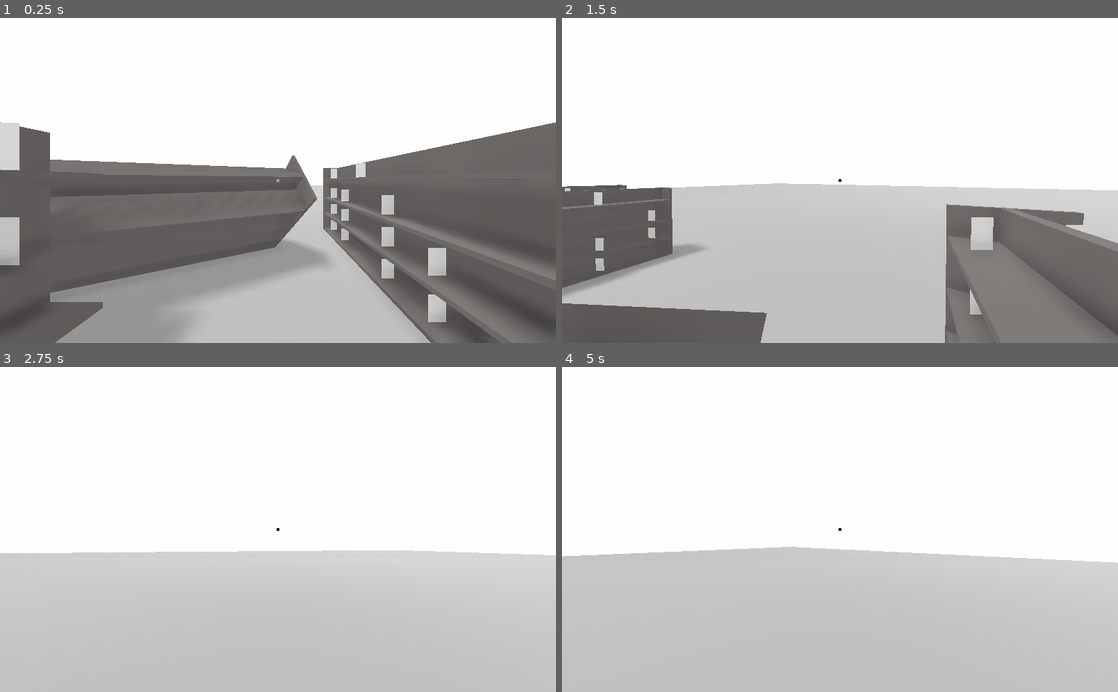
Above: before the commit, frames 1-4 (two rows, left to right).
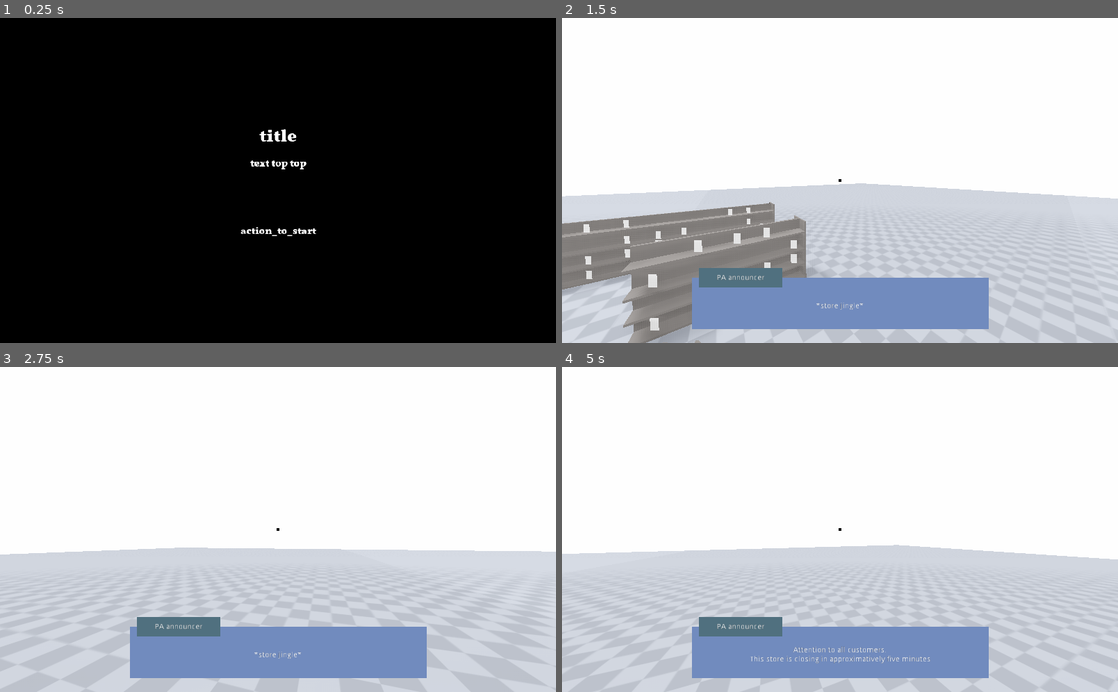
Above: after the commit, the same moments.

Repository: Eptwalabha/ld50
Game: Godot game, scene res://scenes/Level.tscn
Two runs of this game, one before a commit and one after it. Both use one fixed random seed, a clock stepped at 60 frames per second and the inputs below.
Inputs (mouse positions are in pixels of both pictures, inside the frame that each line leads up to):
- Up to frame 1 (0.25 s): no input
- Up to frame 2 (1.5 s): tap Enter at 0.5 s; move the mouse to (867, 180) at 0.52 s; hold E (context_action) 0.53-1.28 s; hold Up (move_forward) from 0.53 s (still down); click (867, 180) at 0.67 s; tap Space (move_jump) at 0.77 s; move the mouse to (812, 180) at 1.27 s; tap E (context_action) at 1.35 s; click (812, 180) at 1.42 s
- Up to frame 3 (2.75 s): keep holding Up (move_forward); tap Space (move_jump) at 1.52 s; move the mouse to (289, 523) at 2.02 s; hold E (context_action) from 2.03 s (still down); click (289, 523) at 2.17 s
- Up to frame 4 (5 s): keep holding Up (move_forward); move the mouse to (834, 536) at 2.77 s; release E (context_action) at 2.78 s; tap E (context_action) at 2.85, 4.35 s; click (834, 536) at 2.92 s; tap Space (move_jump) at 3.02, 3.77, 4.52 s; move the mouse to (878, 532) at 3.52 s; hold E (context_action) 3.53-4.28 s; click (878, 532) at 3.67 s; move the mouse to (795, 526) at 4.27 s; click (795, 526) at 4.42 s

The runs differ from the first frame. In frame 1, 100% of the frame differs, in the area x 0-100%, y 0-100%; in frame 2, 37%; in frame 3, 17%; in frame 4, 20%.

Commit message:
dialog + intro

Diff:
--- /dev/null
+++ b/assets/font/intro-text.tres
@@ -0,0 +1,7 @@
+[gd_resource type="DynamicFont" load_steps=2 format=2]
+
+[ext_resource path="res://assets/font/vollkorn-black.otf" type="DynamicFontData" id=1]
+
+[resource]
+size = 18
+font_data = ExtResource( 1 )
--- /dev/null
+++ b/assets/font/intro-title.tres
@@ -0,0 +1,7 @@
+[gd_resource type="DynamicFont" load_steps=2 format=2]
+
+[ext_resource path="res://assets/font/vollkorn-black.otf" type="DynamicFontData" id=1]
+
+[resource]
+size = 32
+font_data = ExtResource( 1 )
--- /dev/null
+++ b/assets/image/supermarket/floor-tile-metal.svg
@@ -0,0 +1,94 @@
+<?xml version="1.0" encoding="UTF-8" standalone="no"?>
+<svg
+   xmlns:dc="http://purl.org/dc/elements/1.1/"
+   xmlns:cc="http://creativecommons.org/ns#"
+   xmlns:rdf="http://www.w3.org/1999/02/22-rdf-syntax-ns#"
+   xmlns:svg="http://www.w3.org/2000/svg"
+   xmlns="http://www.w3.org/2000/svg"
+   xmlns:sodipodi="http://sodipodi.sourceforge.net/DTD/sodipodi-0.dtd"
+   xmlns:inkscape="http://www.inkscape.org/namespaces/inkscape"
+   width="250"
+   height="250"
+   viewBox="0 0 66.145831 66.145831"
+   version="1.1"
+   id="svg8"
+   inkscape:version="1.0.2 (e86c870879, 2021-01-15)"
+   sodipodi:docname="floor-tile-metal.svg">
+  <defs
+     id="defs2" />
+  <sodipodi:namedview
+     id="base"
+     pagecolor="#ffffff"
+     bordercolor="#666666"
+     borderopacity="1.0"
+     inkscape:pageopacity="0.0"
+     inkscape:pageshadow="2"
+     inkscape:zoom="1.979899"
+     inkscape:cx="117.46026"
+     inkscape:cy="94.693108"
+     inkscape:document-units="px"
+     inkscape:current-layer="layer1"
+     inkscape:document-rotation="0"
+     showgrid="true"
+     units="px"
+     inkscape:window-width="1343"
+     inkscape:window-height="908"
+     inkscape:window-x="123"
+     inkscape:window-y="26"
+     inkscape:window-maximized="0">
+    <inkscape:grid
+       type="xygrid"
+       id="grid1402"
+       originx="0"
+       originy="0" />
+  </sodipodi:namedview>
+  <metadata
+     id="metadata5">
+    <rdf:RDF>
+      <cc:Work
+         rdf:about="">
+        <dc:format>image/svg+xml</dc:format>
+        <dc:type
+           rdf:resource="http://purl.org/dc/dcmitype/StillImage" />
+        <dc:title></dc:title>
+      </cc:Work>
+    </rdf:RDF>
+  </metadata>
+  <g
+     inkscape:label="Layer 1"
+     inkscape:groupmode="layer"
+     id="layer1"
+     style="opacity:0.999">
+    <rect
+       style="opacity:1;fill:#000000;fill-opacity:1;stroke-width:4.90307;stroke-linecap:round;stroke-linejoin:round;stroke-dashoffset:3.5007;paint-order:stroke markers fill"
+       id="rect844"
+       width="66.145836"
+       height="66.145828"
+       x="-1.8782324e-06"
+       y="0" />
+    <rect
+       style="opacity:1;fill:#666666;fill-opacity:1;stroke:none;stroke-width:1.32292;stroke-linecap:round;stroke-linejoin:round;stroke-dashoffset:3.5007;paint-order:stroke markers fill"
+       id="rect831"
+       width="33.072914"
+       height="33.072914"
+       x="0"
+       y="0"
+       ry="0" />
+    <rect
+       style="opacity:1;fill:#666666;fill-opacity:1;stroke:none;stroke-width:1.32292;stroke-linecap:round;stroke-linejoin:round;stroke-dashoffset:3.5007;paint-order:stroke markers fill"
+       id="rect833"
+       width="33.072914"
+       height="33.072914"
+       x="33.072918"
+       y="33.072918"
+       ry="0" />
+    <rect
+       style="opacity:0;fill:#ff0000;fill-opacity:1;stroke-width:1.32292;stroke-linecap:round;stroke-linejoin:round;stroke-dashoffset:3.5007;paint-order:stroke markers fill"
+       id="rect839"
+       width="66.145828"
+       height="66.145828"
+       x="0"
+       y="0"
+       ry="0" />
+  </g>
+</svg>
--- /dev/null
+++ b/assets/image/supermarket/floor-tile.svg
@@ -0,0 +1,96 @@
+<?xml version="1.0" encoding="UTF-8" standalone="no"?>
+<svg
+   xmlns:dc="http://purl.org/dc/elements/1.1/"
+   xmlns:cc="http://creativecommons.org/ns#"
+   xmlns:rdf="http://www.w3.org/1999/02/22-rdf-syntax-ns#"
+   xmlns:svg="http://www.w3.org/2000/svg"
+   xmlns="http://www.w3.org/2000/svg"
+   xmlns:sodipodi="http://sodipodi.sourceforge.net/DTD/sodipodi-0.dtd"
+   xmlns:inkscape="http://www.inkscape.org/namespaces/inkscape"
+   width="250"
+   height="250"
+   viewBox="0 0 66.145831 66.145831"
+   version="1.1"
+   id="svg8"
+   inkscape:version="1.0.2 (e86c870879, 2021-01-15)"
+   sodipodi:docname="floor-tile.svg">
+  <defs
+     id="defs2" />
+  <sodipodi:namedview
+     id="base"
+     pagecolor="#ffffff"
+     bordercolor="#666666"
+     borderopacity="1.0"
+     inkscape:pageopacity="0.0"
+     inkscape:pageshadow="2"
+     inkscape:zoom="1.979899"
+     inkscape:cx="117.46026"
+     inkscape:cy="94.693108"
+     inkscape:document-units="px"
+     inkscape:current-layer="layer1"
+     inkscape:document-rotation="0"
+     showgrid="true"
+     units="px"
+     inkscape:window-width="1343"
+     inkscape:window-height="908"
+     inkscape:window-x="123"
+     inkscape:window-y="26"
+     inkscape:window-maximized="0">
+    <inkscape:grid
+       type="xygrid"
+       id="grid1402"
+       originx="0"
+       originy="0" />
+  </sodipodi:namedview>
+  <metadata
+     id="metadata5">
+    <rdf:RDF>
+      <cc:Work
+         rdf:about="">
+        <dc:format>image/svg+xml</dc:format>
+        <dc:type
+           rdf:resource="http://purl.org/dc/dcmitype/StillImage" />
+        <dc:title />
+      </cc:Work>
+    </rdf:RDF>
+  </metadata>
+  <g
+     inkscape:label="Layer 1"
+     inkscape:groupmode="layer"
+     id="layer1"
+     style="opacity:0.999">
+    <rect
+       style="fill:#ececec;fill-opacity:1;stroke-width:1.32292;stroke-linecap:round;stroke-linejoin:round;stroke-dashoffset:3.5007;paint-order:stroke markers fill"
+       id="rect1447"
+       width="66.145828"
+       height="66.145828"
+       x="0"
+       y="0" />
+    <rect
+       style="opacity:1;fill:#cccccc;fill-opacity:1;stroke:none;stroke-width:1.32292;stroke-linecap:round;stroke-linejoin:round;stroke-dashoffset:3.5007;paint-order:stroke markers fill"
+       id="rect831"
+       width="33.072914"
+       height="33.072914"
+       x="0"
+       y="-66.145828"
+       ry="0"
+       transform="rotate(90)" />
+    <rect
+       style="opacity:1;fill:#cccccc;fill-opacity:1;stroke:none;stroke-width:1.32292;stroke-linecap:round;stroke-linejoin:round;stroke-dashoffset:3.5007;paint-order:stroke markers fill"
+       id="rect833"
+       width="33.072914"
+       height="33.072914"
+       x="33.072918"
+       y="-33.072914"
+       ry="0"
+       transform="rotate(90)" />
+    <rect
+       style="opacity:0;fill:#ff0000;fill-opacity:1;stroke-width:1.32292;stroke-linecap:round;stroke-linejoin:round;stroke-dashoffset:3.5007;paint-order:stroke markers fill"
+       id="rect839"
+       width="66.145828"
+       height="66.145828"
+       x="0"
+       y="0"
+       ry="0" />
+  </g>
+</svg>
--- /dev/null
+++ b/assets/material/floor-tile.tres
@@ -0,0 +1,15 @@
+[gd_resource type="SpatialMaterial" load_steps=3 format=2]
+
+[ext_resource path="res://assets/image/supermarket/floor-tile.svg" type="Texture" id=1]
+[ext_resource path="res://assets/image/supermarket/floor-tile-metal.svg" type="Texture" id=2]
+
+[resource]
+params_diffuse_mode = 1
+albedo_color = Color( 0.764706, 0.792157, 0.847059, 1 )
+albedo_texture = ExtResource( 1 )
+metallic = 0.2
+metallic_specular = 1.0
+metallic_texture = ExtResource( 2 )
+roughness = 0.3
+roughness_texture = ExtResource( 2 )
+uv1_triplanar = true
--- a/assets/translation/translations.csv
+++ b/assets/translation/translations.csv
@@ -1,2 +1,7 @@
 "key"	"en"	"fr"
 "game-by"	"A game by"	"Un jeu de"
+"pa-thanks_for_shoping"	"SuperSales thanks you for shoping with us today"	"Les magasins SuperSales vous remercient de votre visite"
+"pa-please_checkout"	"Please bring all your items to the checkout now"	"Nous vous prions de bien vouloir vous diriger vers les caisses de payments"
+"pa-jingle"	"*store jingle*"	"*jingle*"
+"pa-attention_customer"	"Attention to all customers.\nThis store is closing in approximatively five minutes"	"À l'attention de tous les clients.\nLe magazin ferme ses portes dans cinq minutes."
+"pa-announcer"	"PA announcer"	"Annonce"
--- a/default_bus_layout.tres
+++ b/default_bus_layout.tres
@@ -15,7 +15,7 @@
 bus/2/solo = false
 bus/2/mute = false
 bus/2/bypass_fx = false
-bus/2/volume_db = -2.51248
+bus/2/volume_db = -10.5236
 bus/2/send = "supermarket"
 bus/2/effect/0/effect = SubResource( 1 )
 bus/2/effect/0/enabled = true
--- a/project.godot
+++ b/project.godot
@@ -9,6 +9,11 @@
 config_version=4
 
 _global_script_classes=[ {
+"base": "Control",
+"class": "Dialog",
+"language": "GDScript",
+"path": "res://scenes/ui/dialog/Dialog.gd"
+}, {
 "base": "KinematicBody",
 "class": "FPSPlayer",
 "language": "GDScript",
@@ -38,14 +43,21 @@
 "class": "Supermarket",
 "language": "GDScript",
 "path": "res://scenes/supermarket/Supermarket.gd"
+}, {
+"base": "Control",
+"class": "UIIntro",
+"language": "GDScript",
+"path": "res://scenes/ui/UIIntro.gd"
 } ]
 _global_script_class_icons={
+"Dialog": "",
 "FPSPlayer": "",
 "GameConfig": "",
 "InteractTrigger": "",
 "PickableItem": "",
 "Shelve": "",
-"Supermarket": ""
+"Supermarket": "",
+"UIIntro": ""
 }
 
 [application]
--- a/scenes/Level.gd
+++ b/scenes/Level.gd
@@ -2,10 +2,12 @@
 
 onready var player : FPSPlayer = $FPSPlayer
 onready var supermarket : Supermarket = $Supermarket
+onready var intro : UIIntro = $UIIntro
 
 var current_item : InteractTrigger
 
 func _ready() -> void:
+	intro.start("title", "test")
 	Input.set_mouse_mode(Input.MOUSE_MODE_CAPTURED)
 	player.has_control = false
 	supermarket.generate()
@@ -15,7 +17,8 @@
 		Input.set_mouse_mode(Input.MOUSE_MODE_VISIBLE)
 	elif event.is_action_pressed("context_action"):
 		if current_item != null:
-			current_item.interact_with(player)
+			player.interact_with()
+			current_item = null
 
 func _change_current_item(item: InteractTrigger) -> void:
 	if current_item != null and current_item != item:
@@ -31,8 +34,7 @@
 	current_item = null
 
 func _on_Supermarket_supermarket_generated() -> void:
-	supermarket.start_level()
-	player.has_control = true
+	intro.level_ready()
 
 func _on_FPSPlayer_interact_hovered(item) -> void:
 	if item is InteractTrigger:
@@ -42,3 +44,14 @@
 
 func _on_FPSPlayer_interact_exited(item) -> void:
 	_remove_current_item(item)
+
+
+func _on_Supermarket_announce_dialog_ended() -> void:
+	$Dialog.hide()
+
+func _on_Supermarket_announce_dialog_started(key) -> void:
+	$Dialog.display("pa-announcer", key)
+
+func _on_UIIntro_faded_out() -> void:
+	supermarket.start_level()
+	player.has_control = true
--- a/scenes/Level.tscn
+++ b/scenes/Level.tscn
@@ -1,16 +1,20 @@
-[gd_scene load_steps=5 format=2]
+[gd_scene load_steps=7 format=2]
 
 [ext_resource path="res://scenes/player/FPSPlayer.tscn" type="PackedScene" id=1]
 [ext_resource path="res://scenes/supermarket/Supermarket.tscn" type="PackedScene" id=2]
 [ext_resource path="res://scenes/Level.gd" type="Script" id=3]
+[ext_resource path="res://scenes/ui/dialog/Dialog.tscn" type="PackedScene" id=4]
+[ext_resource path="res://scenes/ui/UIIntro.tscn" type="PackedScene" id=5]
 
 [sub_resource type="Environment" id=1]
 background_mode = 1
 background_color = Color( 1, 1, 1, 1 )
 background_energy = 0.0
 ambient_light_color = Color( 0.933333, 0.933333, 0.933333, 1 )
-ambient_light_energy = 0.65
+ambient_light_energy = 0.8
 fog_enabled = true
+fog_sun_amount = 0.08
+tonemap_mode = 2
 ssao_enabled = true
 ssao_radius = 0.2
 ssao_bias = 0.001
@@ -31,7 +35,16 @@
 light_color = Color( 0.933333, 0.933333, 0.933333, 1 )
 light_energy = 0.5
 shadow_enabled = true
+shadow_color = Color( 0.435294, 0.435294, 0.435294, 1 )
 
+[node name="Dialog" parent="." instance=ExtResource( 4 )]
+visible = false
+
+[node name="UIIntro" parent="." instance=ExtResource( 5 )]
+
+[connection signal="announce_dialog_ended" from="Supermarket" to="." method="_on_Supermarket_announce_dialog_ended"]
+[connection signal="announce_dialog_started" from="Supermarket" to="." method="_on_Supermarket_announce_dialog_started"]
 [connection signal="supermarket_generated" from="Supermarket" to="." method="_on_Supermarket_supermarket_generated"]
 [connection signal="interact_exited" from="FPSPlayer" to="." method="_on_FPSPlayer_interact_exited"]
 [connection signal="interact_hovered" from="FPSPlayer" to="." method="_on_FPSPlayer_interact_hovered"]
+[connection signal="faded_out" from="UIIntro" to="." method="_on_UIIntro_faded_out"]
--- a/scenes/autoload.gd
+++ b/scenes/autoload.gd
@@ -27,9 +27,14 @@
 
 const JUMP_HIGHT : float = 4.5
 
-var scarcity : float = 0.5
 var first_time : bool = true
 var using_controller : bool = true
+
+var scarcity : float = 0.5
+var initial_cash : int = 100
+var player_cash : int = 100
+var money_per_day : int = 20
+var day : int = 1
 
 enum INPUT_TYPE {
 	KEY,
--- a/scenes/player/FPSPlayer.gd
+++ b/scenes/player/FPSPlayer.gd
@@ -139,14 +139,20 @@
 				_state = STATE.TRANSITION
 				_transition_time = 0.0
 
-func _on_Ray_area_entered(area: Area) -> void:
-	_current_interact = area
-	emit_signal("interact_hovered", _current_interact)
+func interact_with() -> void:
+	if _current_interact is InteractTrigger:
+		_current_interact.interact_with(self)
+		_current_interact = null
+
+func _on_Ray_area_entered(area) -> void:
+	if area is InteractTrigger:
+		_current_interact = area
+		emit_signal("interact_hovered", _current_interact)
 
 func _on_Ray_area_exited() -> void:
 	if _current_interact is InteractTrigger:
 		emit_signal("interact_exited", _current_interact)
-		_current_interact = null
+	_current_interact = null
 
 func _on_Timer_timeout() -> void:
 	if interact_ray.is_colliding():
--- a/scenes/supermarket/Supermarket.gd
+++ b/scenes/supermarket/Supermarket.gd
@@ -1,10 +1,13 @@
 class_name Supermarket extends Spatial
 
 signal supermarket_generated
+signal announce_dialog_started(key)
+signal announce_dialog_ended
 
 var Item = preload("res://scenes/supermarket/item/PickableItem.tscn")
 
 func _ready() -> void:
+
 	pass
 
 func generate() -> void:
@@ -28,4 +31,11 @@
 	good.global_transform.origin = the_position
 
 func start_level() -> void:
+#	if not Data.DEBUG:
 	$AnimationPlayer.play("pa-closing")
+
+func announce_dialog(key: String) -> void:
+	emit_signal("announce_dialog_started", key)
+
+func announce_dialog_end() -> void:
+	emit_signal("announce_dialog_ended")
--- a/scenes/supermarket/Supermarket.tscn
+++ b/scenes/supermarket/Supermarket.tscn
@@ -5,15 +5,13 @@
 [ext_resource path="res://assets/sound/supermarket/announcement-jingle.mp3" type="AudioStream" id=3]
 [ext_resource path="res://scenes/supermarket/Supermarket.gd" type="Script" id=4]
 [ext_resource path="res://scenes/supermarket/shelves/variation/ShelveFruit.tscn" type="PackedScene" id=5]
+[ext_resource path="res://assets/material/floor-tile.tres" type="Material" id=6]
 
 [sub_resource type="BoxShape" id=1]
 extents = Vector3( 50, 0.5, 50 )
 
 [sub_resource type="CubeMesh" id=2]
 size = Vector3( 100, 1, 100 )
-
-[sub_resource type="SpatialMaterial" id=5]
-albedo_color = Color( 0.772549, 0.772549, 0.772549, 1 )
 
 [sub_resource type="Animation" id=3]
 length = 0.001
@@ -44,7 +42,7 @@
 
 [sub_resource type="Animation" id=4]
 resource_name = "pa-closing"
-length = 5.0
+length = 16.0
 tracks/0/type = "value"
 tracks/0/path = NodePath("Jingle:playing")
 tracks/0/interp = 1
@@ -69,6 +67,35 @@
 "update": 1,
 "values": [ false, true ]
 }
+tracks/2/type = "method"
+tracks/2/path = NodePath(".")
+tracks/2/interp = 1
+tracks/2/loop_wrap = true
+tracks/2/imported = false
+tracks/2/enabled = true
+tracks/2/keys = {
+"times": PoolRealArray( 0, 3.4, 4.2, 9.6, 12.9, 15.8 ),
+"transitions": PoolRealArray( 1, 1, 1, 1, 1, 1 ),
+"values": [ {
+"args": [ "pa-jingle" ],
+"method": "announce_dialog"
+}, {
+"args": [  ],
+"method": "announce_dialog_end"
+}, {
+"args": [ "pa-attention_customer" ],
+"method": "announce_dialog"
+}, {
+"args": [ "pa-please_checkout" ],
+"method": "announce_dialog"
+}, {
+"args": [ "pa-thanks_for_shoping" ],
+"method": "announce_dialog"
+}, {
+"args": [  ],
+"method": "announce_dialog_end"
+} ]
+}
 
 [node name="Supermarket" type="Spatial"]
 script = ExtResource( 4 )
@@ -86,7 +113,7 @@
 
 [node name="MeshInstance" type="MeshInstance" parent="Floor"]
 mesh = SubResource( 2 )
-material/0 = SubResource( 5 )
+material/0 = ExtResource( 6 )
 
 [node name="Jingle" type="AudioStreamPlayer" parent="."]
 stream = ExtResource( 3 )
@@ -97,7 +124,7 @@
 bus = "pa"
 
 [node name="AnimationPlayer" type="AnimationPlayer" parent="."]
-autoplay = "pa-closing"
+autoplay = "RESET"
 anims/RESET = SubResource( 3 )
 anims/pa-closing = SubResource( 4 )
 
--- a/scenes/supermarket/item/PickableItem.gd
+++ b/scenes/supermarket/item/PickableItem.gd
@@ -1,3 +1,7 @@
 class_name PickableItem extends Spatial
 
 onready var trigger : InteractTrigger = $InteractTrigger
+
+
+func _on_InteractTrigger_interacted_with(who) -> void:
+	queue_free()
--- a/scenes/supermarket/item/PickableItem.tscn
+++ b/scenes/supermarket/item/PickableItem.tscn
@@ -26,3 +26,5 @@
 transform = Transform( 1, 0, 0, 0, 1, 0, 0, 0, 1, 0, 0.15, 0 )
 mesh = SubResource( 3 )
 material/0 = null
+
+[connection signal="interacted_with" from="InteractTrigger" to="." method="_on_InteractTrigger_interacted_with"]
--- /dev/null
+++ b/scenes/ui/UIIntro.gd
@@ -0,0 +1,32 @@
+class_name UIIntro extends Control
+
+signal faded_out
+
+var ready_to_fade_out : bool = false
+
+func _ready() -> void:
+	pass
+
+func start(key_title, key_content) -> void:
+	show()
+	if Data.DEBUG:
+		ready_to_fade_out = true
+	else:
+		$TextContainer/Action.hide()
+		ready_to_fade_out = false
+		$AnimationPlayer.play("intro-in")
+		$TextContainer/Title.text = key_title
+		$TextContainer/Text.text = key_content
+
+func _input(event: InputEvent) -> void:
+	if ready_to_fade_out and event.is_action_pressed("context_action"):
+		ready_to_fade_out = false
+		if Data.DEBUG:
+			emit_signal("faded_out")
+			hide()
+		else:
+			$AnimationPlayer.play("intro-out")
+
+func level_ready() -> void:
+	$TextContainer/Action.show()
+	ready_to_fade_out = true
--- /dev/null
+++ b/scenes/ui/UIIntro.tscn
@@ -0,0 +1,188 @@
+[gd_scene load_steps=7 format=2]
+
+[ext_resource path="res://scenes/ui/UIIntro.gd" type="Script" id=1]
+[ext_resource path="res://assets/font/intro-title.tres" type="DynamicFont" id=2]
+[ext_resource path="res://assets/font/intro-text.tres" type="DynamicFont" id=3]
+
+[sub_resource type="Animation" id=2]
+length = 0.001
+tracks/0/type = "value"
+tracks/0/path = NodePath("Background:color")
+tracks/0/interp = 1
+tracks/0/loop_wrap = true
+tracks/0/imported = false
+tracks/0/enabled = true
+tracks/0/keys = {
+"times": PoolRealArray( 0 ),
+"transitions": PoolRealArray( 1 ),
+"update": 0,
+"values": [ Color( 0, 0, 0, 1 ) ]
+}
+tracks/1/type = "value"
+tracks/1/path = NodePath("TextContainer:modulate")
+tracks/1/interp = 1
+tracks/1/loop_wrap = true
+tracks/1/imported = false
+tracks/1/enabled = true
+tracks/1/keys = {
+"times": PoolRealArray( 0 ),
+"transitions": PoolRealArray( 1 ),
+"update": 0,
+"values": [ Color( 1, 1, 1, 1 ) ]
+}
+tracks/2/type = "value"
+tracks/2/path = NodePath("TextContainer/Action:modulate")
+tracks/2/interp = 1
+tracks/2/loop_wrap = true
+tracks/2/imported = false
+tracks/2/enabled = true
+tracks/2/keys = {
+"times": PoolRealArray( 0 ),
+"transitions": PoolRealArray( 1 ),
+"update": 0,
+"values": [ Color( 1, 1, 1, 1 ) ]
+}
+
+[sub_resource type="Animation" id=1]
+resource_name = "intro-in"
+length = 3.0
+tracks/0/type = "value"
+tracks/0/path = NodePath("Background:color")
+tracks/0/interp = 1
+tracks/0/loop_wrap = true
+tracks/0/imported = false
+tracks/0/enabled = true
+tracks/0/keys = {
+"times": PoolRealArray( 0 ),
+"transitions": PoolRealArray( 1 ),
+"update": 0,
+"values": [ Color( 0, 0, 0, 1 ) ]
+}
+tracks/1/type = "value"
+tracks/1/path = NodePath("TextContainer:modulate")
+tracks/1/interp = 1
+tracks/1/loop_wrap = true
+tracks/1/imported = false
+tracks/1/enabled = true
+tracks/1/keys = {
+"times": PoolRealArray( 0, 1, 3 ),
+"transitions": PoolRealArray( 1, 1, 1 ),
+"update": 0,
+"values": [ Color( 1, 1, 1, 0 ), Color( 1, 1, 1, 0 ), Color( 1, 1, 1, 1 ) ]
+}
+
+[sub_resource type="Animation" id=3]
+resource_name = "intro-out"
+length = 5.0
+tracks/0/type = "value"
+tracks/0/path = NodePath("Background:color")
+tracks/0/interp = 1
+tracks/0/loop_wrap = true
+tracks/0/imported = false
+tracks/0/enabled = true
+tracks/0/keys = {
+"times": PoolRealArray( 0, 3.1, 5 ),
+"transitions": PoolRealArray( 1, 1, 1 ),
+"update": 0,
+"values": [ Color( 0, 0, 0, 1 ), Color( 0, 0, 0, 1 ), Color( 0, 0, 0, 0 ) ]
+}
+tracks/1/type = "value"
+tracks/1/path = NodePath("TextContainer:modulate")
+tracks/1/interp = 1
+tracks/1/loop_wrap = true
+tracks/1/imported = false
+tracks/1/enabled = true
+tracks/1/keys = {
+"times": PoolRealArray( 0, 0.7, 3.1 ),
+"transitions": PoolRealArray( 1, 1, 1 ),
+"update": 0,
+"values": [ Color( 1, 1, 1, 1 ), Color( 1, 1, 1, 1 ), Color( 1, 1, 1, 0 ) ]
+}
+tracks/2/type = "method"
+tracks/2/path = NodePath(".")
+tracks/2/interp = 1
+tracks/2/loop_wrap = true
+tracks/2/imported = false
+tracks/2/enabled = true
+tracks/2/keys = {
+"times": PoolRealArray( 1.4 ),
+"transitions": PoolRealArray( 1 ),
+"values": [ {
+"args": [ "faded_out" ],
+"method": "emit_signal"
+} ]
+}
+
+[node name="UIIntro" type="Control"]
+anchor_right = 1.0
+anchor_bottom = 1.0
+script = ExtResource( 1 )
+__meta__ = {
+"_edit_use_anchors_": false
+}
+
+[node name="Background" type="ColorRect" parent="."]
+anchor_right = 1.0
+anchor_bottom = 1.0
+color = Color( 0, 0, 0, 1 )
+__meta__ = {
+"_edit_use_anchors_": false
+}
+
+[node name="TextContainer" type="VBoxContainer" parent="."]
+anchor_right = 1.0
+anchor_bottom = 1.0
+margin_left = 292.5
+margin_top = 187.5
+margin_right = -292.5
+margin_bottom = -187.5
+__meta__ = {
+"_edit_use_anchors_": false
+}
+
+[node name="Title" type="Label" parent="TextContainer"]
+margin_right = 439.0
+margin_bottom = 64.0
+rect_min_size = Vector2( 0, 64 )
+custom_colors/font_color = Color( 1, 1, 1, 1 )
+custom_fonts/font = ExtResource( 2 )
+text = "title"
+align = 1
+valign = 1
+
+[node name="Text" type="Label" parent="TextContainer"]
+margin_top = 68.0
+margin_right = 439.0
+margin_bottom = 225.0
+rect_min_size = Vector2( 0, 32 )
+size_flags_vertical = 7
+custom_colors/font_color = Color( 1, 1, 1, 1 )
+custom_fonts/font = ExtResource( 3 )
+text = "text top top"
+align = 1
+autowrap = true
+
+[node name="Action" type="Label" parent="TextContainer"]
+visible = false
+margin_top = 193.0
+margin_right = 439.0
+margin_bottom = 225.0
+rect_min_size = Vector2( 0, 32 )
+custom_fonts/font = ExtResource( 3 )
+text = "action_to_start"
+align = 1
+__meta__ = {
+"_edit_use_anchors_": false
+}
+
+[node name="AnimationPlayer" type="AnimationPlayer" parent="."]
+anims/RESET = SubResource( 2 )
+anims/intro-in = SubResource( 1 )
+anims/intro-out = SubResource( 3 )
+
+[node name="MarginContainer" type="CenterContainer" parent="."]
+anchor_right = 1.0
+anchor_bottom = 1.0
+__meta__ = {
+"_edit_use_anchors_": false
+}
--- /dev/null
+++ b/scenes/ui/dialog/Dialog.gd
@@ -0,0 +1,6 @@
+class_name Dialog extends Control
+
+func display(who, key) -> void:
+	$Panel/ColorRect/Label.text = who
+	$Panel/MarginContainer/Label.text = key
+	show()
--- /dev/null
+++ b/scenes/ui/dialog/Dialog.tscn
@@ -0,0 +1,66 @@
+[gd_scene load_steps=2 format=2]
+
+[ext_resource path="res://scenes/ui/dialog/Dialog.gd" type="Script" id=1]
+
+[node name="Dialog" type="Control"]
+anchor_right = 1.0
+anchor_bottom = 1.0
+mouse_filter = 1
+script = ExtResource( 1 )
+__meta__ = {
+"_edit_use_anchors_": false
+}
+
+[node name="Panel" type="ColorRect" parent="."]
+anchor_left = 0.5
+anchor_top = 1.0
+anchor_right = 0.5
+anchor_bottom = 1.0
+margin_left = -273.5
+margin_top = -120.0
+margin_right = 273.5
+margin_bottom = -26.0
+color = Color( 0.447059, 0.54902, 0.74902, 1 )
+__meta__ = {
+"_edit_group_": true,
+"_edit_use_anchors_": false
+}
+
+[node name="MarginContainer" type="MarginContainer" parent="Panel"]
+anchor_right = 1.0
+anchor_bottom = 1.0
+custom_constants/margin_right = 30
+custom_constants/margin_top = 20
+custom_constants/margin_left = 30
+custom_constants/margin_bottom = 10
+__meta__ = {
+"_edit_use_anchors_": false
+}
+
+[node name="Label" type="Label" parent="Panel/MarginContainer"]
+margin_left = 30.0
+margin_top = 20.0
+margin_right = 517.0
+margin_bottom = 84.0
+size_flags_horizontal = 3
+size_flags_vertical = 7
+align = 1
+valign = 1
+autowrap = true
+
+[node name="ColorRect" type="ColorRect" parent="Panel"]
+margin_left = 12.5
+margin_top = -18.0
+margin_right = 166.5
+margin_bottom = 18.0
+color = Color( 0.317647, 0.443137, 0.501961, 1 )
+__meta__ = {
+"_edit_use_anchors_": false
+}
+
+[node name="Label" type="Label" parent="Panel/ColorRect"]
+anchor_right = 1.0
+anchor_bottom = 1.0
+text = "who-pa"
+align = 1
+valign = 1
Binary file added: assets/font/vollkorn-black.otf
Not shown, added: assets/image/supermarket/floor-tile-metal.svg.import
Not shown, added: assets/image/supermarket/floor-tile.svg.import
